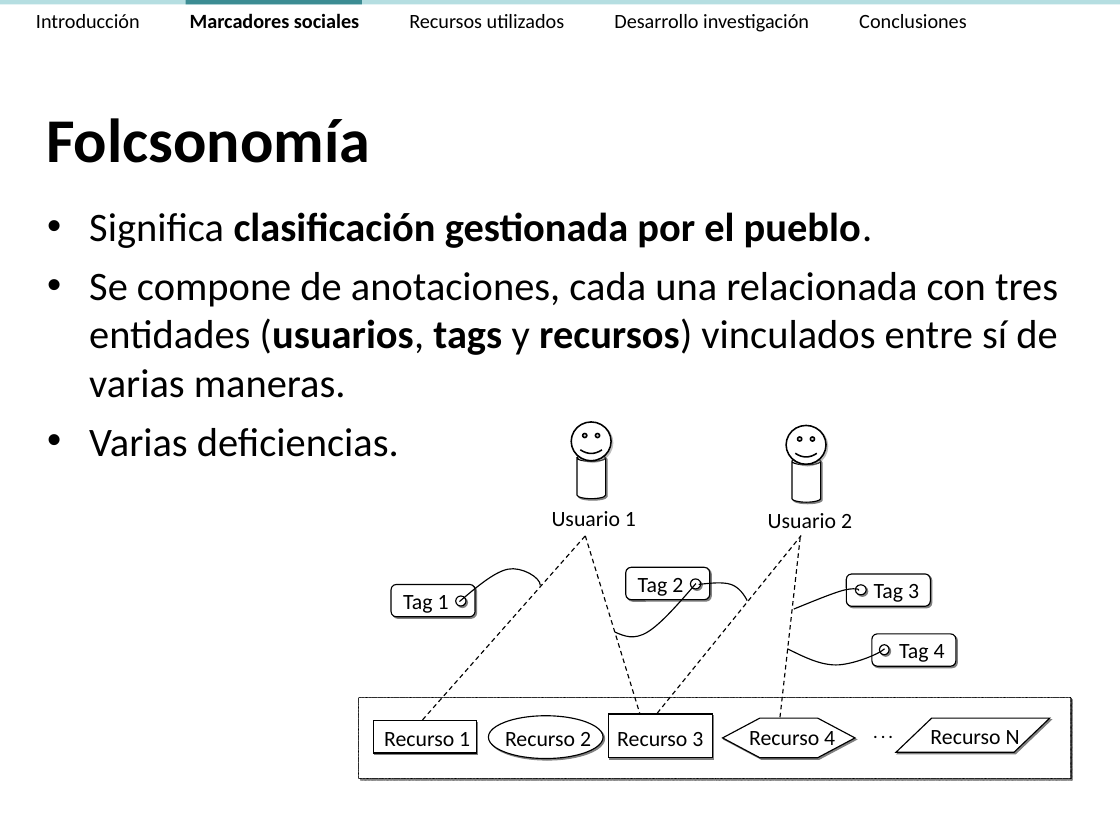
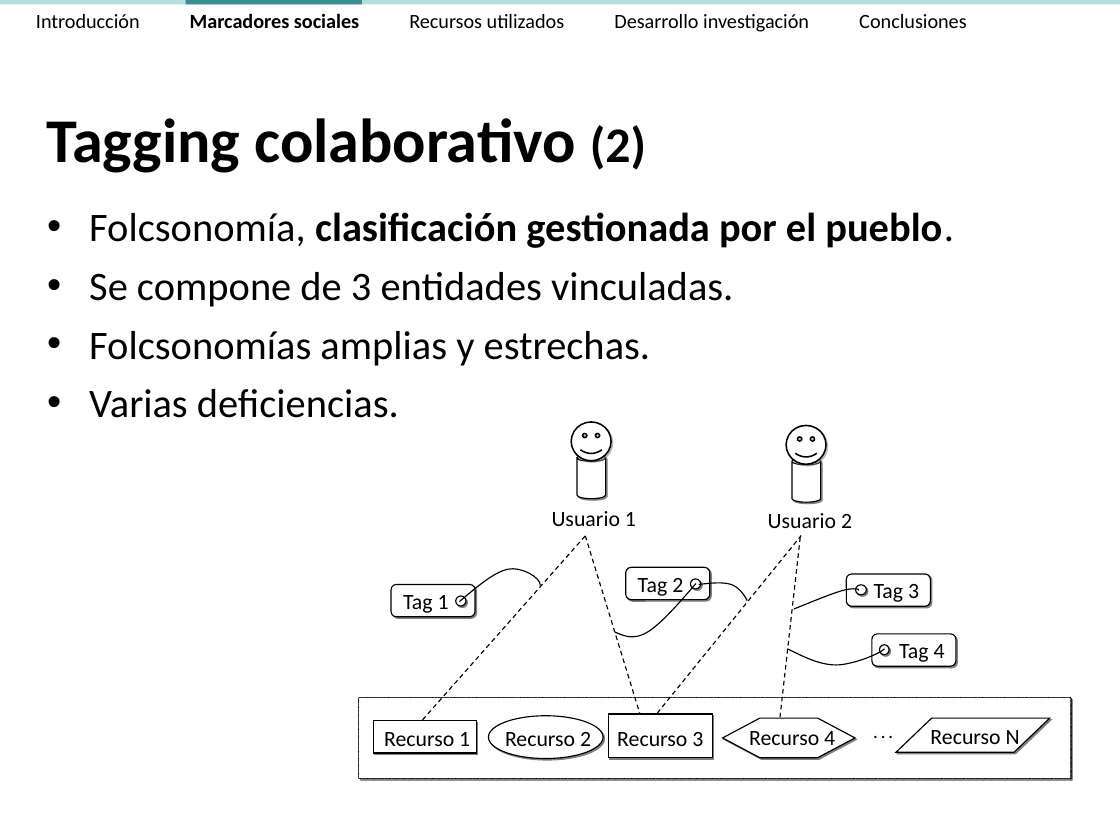
Before and after one commit to ak907kenai/nicotournetesis, a slide deck: slide 14 of docs_trunk/Presentación/Nicolás Tourné - Presentación Tesis (v2.4).ppt (slide 11 before the commit). Drawn at 1120x840 pixels with LibreOffice and Linux fonts; fonts in the diff are those of the drawing. Boxes give left, top, right and bottom in pixels: in the first picture for what was removed or moved away, otherwise in the second. Text is boxed around its words. In the diff, an @@ line names an element or a change of style, - is before the commit and + after.

```diff
--- a/docs_trunk/Presentación/Nicolás Tourné - Presentación Tesis (v2.4).ppt
+++ b/docs_trunk/Presentación/Nicolás Tourné - Presentación Tesis (v2.4).ppt
@@ title at bbox=[46, 118, 646, 173]: text changed @@
-Folcsonomía
+Tagging colaborativo (2)
@@ text at bbox=[89, 212, 954, 366]: text changed @@
-• Significa clasificación gestionada por el pueblo.
-• Se compone de anotaciones, cada una relacionada con tres entidades (usuarios, tags y recursos) vinculados entre sí de varias maneras.
+• Folcsonomía, clasificación gestionada por el pueblo.
+• Se compone de 3 entidades vinculadas.
+• Folcsonomías amplias y estrechas.
```
Also in this commit, not shown: 14 other slides changed, 6 slides added, 1 other file.
